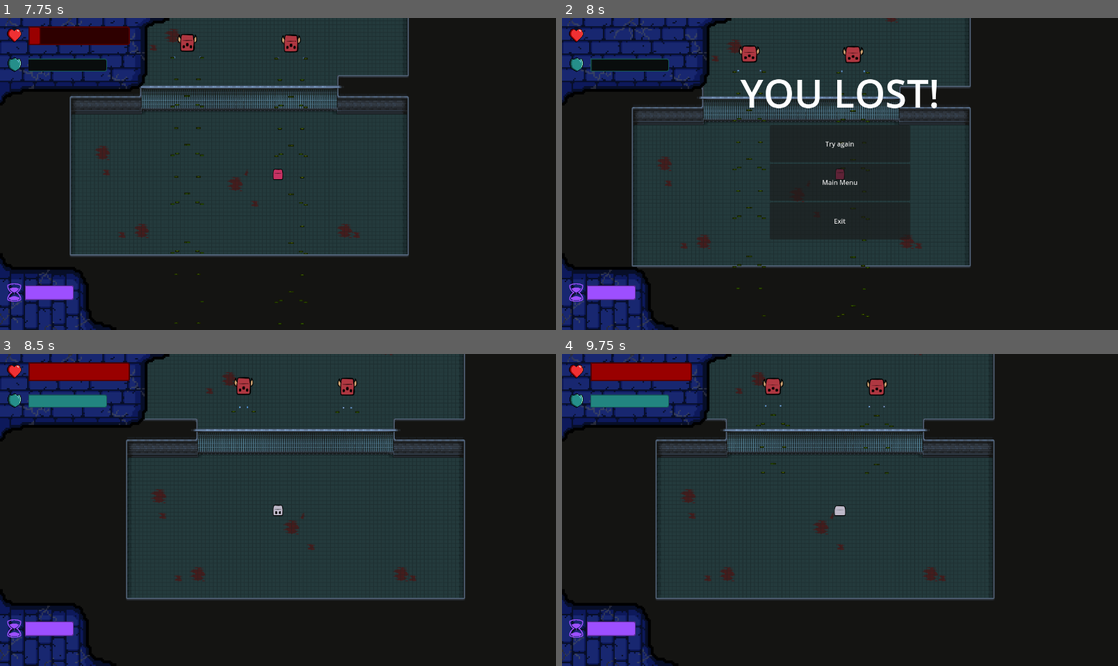
Above: before the commit, frames 1-4 (two rows, left to right).
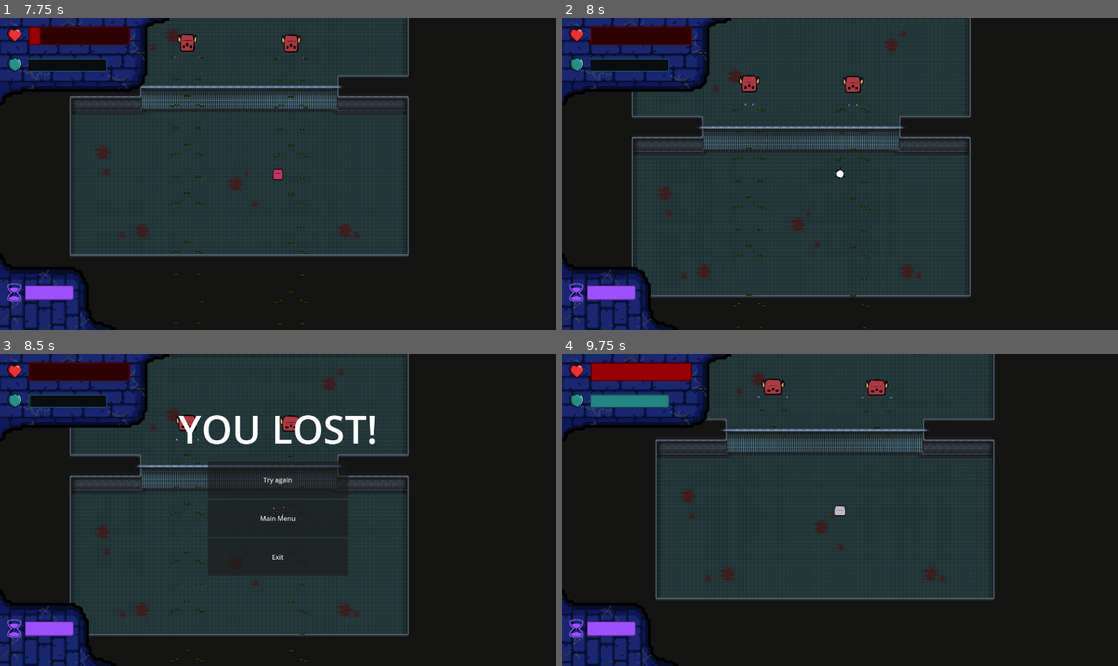
Above: after the commit, the same moments.

Repository: TheMilanMiracle/pyramid-scam-games-game
Game: Godot game, scene res://scenes/UI/main_menu.tscn
Same seed, same stepped clock (60 frames per second), same inputs: the game is played once before the commit and once after it. The engine's default icon, where the game draws it, is replaced by a stand-in: a white triangle on a blue panel in a dark square.
Inputs (mouse positions are in pixels of both pictures, inside the frame that each line leads up to):
- Up to frame 1 (7.75 s): click "Start" at 0.5 s; move the mouse to (244, 49) at 1.27 s; hold D (right) 1.28-2.03 s; hold F (force) 1.28-2.03 s; click (244, 49) at 1.42 s; move the mouse to (227, 49) at 2.02 s; hold S (down) 2.03-2.78 s; tap E (select) every 1.5 s from 2.1 to 6.6 s; click (227, 49) at 2.17 s; move the mouse to (333, 105) at 2.77 s; hold D (right) 2.78-3.53 s; hold F (force) 2.78-3.53 s; move the mouse to (250, 236) at 3.52 s; hold W (up) 3.53-4.28 s; click (250, 236) at 3.67 s; move the mouse to (444, 220) at 4.27 s; hold F (force) 4.28-5.03 s; hold A (left) 4.28-5.78 s; move the mouse to (111, 127) at 5.02 s; move the mouse to (305, 174) at 5.77 s; hold S (down) 5.78-6.53 s; hold F (force) 5.78-6.53 s; click (305, 174) at 5.92 s; move the mouse to (194, 96) at 6.52 s; hold D (right) 6.53-7.28 s; move the mouse to (400, 158) at 7.27 s; hold W (up) from 7.28 s (still down); hold F (force) from 7.28 s (still down)
- Up to frame 2 (8 s): keep holding W (up); keep holding F (force)
- Up to frame 3 (8.5 s): release W (up) at 8 s; release F (force) at 8 s; click (278, 478) at 8 s, where only the run before the commit has a clickable "Try again"
- Up to frame 4 (9.75 s): click (840, 478) at 8.75 s, where only the run after the commit has a clickable "Try again"; move the mouse to (728, 525) at 9.52 s; hold D (right) from 9.53 s (still down); tap E (select) at 9.6 s; click (728, 525) at 9.67 s

Frame 1 is identical in both runs. In frame 2, 15% of the frame differs, in the area x 5-74%, y 0-100%; in frame 3, 28%, in the area x 5-84%, y 0-99%; in frame 4, 0.3%.

Commit message:
FEAT: death animation

Diff:
--- a/juego-single/scenes/player/player.tscn
+++ b/juego-single/scenes/player/player.tscn
@@ -1,7 +1,8 @@
-[gd_scene load_steps=46 format=3 uid="uid://ygpasvck8iev"]
+[gd_scene load_steps=50 format=3 uid="uid://ygpasvck8iev"]
 
 [ext_resource type="Script" path="res://scripts/player/player.gd" id="1_mos1g"]
 [ext_resource type="Texture2D" uid="uid://b03urp0y7yjxn" path="res://assets/skins/base_character.png" id="2_cebw6"]
+[ext_resource type="Texture2D" uid="uid://bba0nudf4vdqs" path="res://assets/skins/deathFX.png" id="3_anpvp"]
 [ext_resource type="Script" path="res://components/hurtbox.gd" id="5_imgmi"]
 [ext_resource type="PackedScene" uid="uid://2j43t3jfkguc" path="res://scenes/UI/death_menu.tscn" id="6_6f0eq"]
 [ext_resource type="Texture2D" uid="uid://c7wtjwpghix42" path="res://assets/tmm/topleft-496x256.png" id="6_si82i"]
@@ -20,10 +21,22 @@
 tracks/0/type = "value"
 tracks/0/imported = false
 tracks/0/enabled = true
-tracks/0/path = NodePath("Pivot/Sprite:frame")
-tracks/0/interp = 1
-tracks/0/loop_wrap = true
-tracks/0/keys = {
+tracks/0/path = NodePath("Pivot/MainSprite:frame")
+tracks/0/interp = 1
+tracks/0/loop_wrap = true
+tracks/0/keys = {
+"times": PackedFloat32Array(0),
+"transitions": PackedFloat32Array(1),
+"update": 1,
+"values": [0]
+}
+tracks/1/type = "value"
+tracks/1/imported = false
+tracks/1/enabled = true
+tracks/1/path = NodePath("Pivot/DeathSprite:frame")
+tracks/1/interp = 1
+tracks/1/loop_wrap = true
+tracks/1/keys = {
 "times": PackedFloat32Array(0),
 "transitions": PackedFloat32Array(1),
 "update": 1,
@@ -42,7 +55,7 @@
 tracks/0/type = "value"
 tracks/0/imported = false
 tracks/0/enabled = true
-tracks/0/path = NodePath("Pivot/Sprite:frame")
+tracks/0/path = NodePath("Pivot/MainSprite:frame")
 tracks/0/interp = 1
 tracks/0/loop_wrap = true
 tracks/0/keys = {
@@ -60,7 +73,7 @@
 tracks/0/type = "value"
 tracks/0/imported = false
 tracks/0/enabled = true
-tracks/0/path = NodePath("Pivot/Sprite:frame")
+tracks/0/path = NodePath("Pivot/MainSprite:frame")
 tracks/0/interp = 1
 tracks/0/loop_wrap = true
 tracks/0/keys = {
@@ -78,7 +91,7 @@
 tracks/0/type = "value"
 tracks/0/imported = false
 tracks/0/enabled = true
-tracks/0/path = NodePath("Pivot/Sprite:frame")
+tracks/0/path = NodePath("Pivot/MainSprite:frame")
 tracks/0/interp = 1
 tracks/0/loop_wrap = true
 tracks/0/keys = {
@@ -96,7 +109,7 @@
 tracks/0/type = "value"
 tracks/0/imported = false
 tracks/0/enabled = true
-tracks/0/path = NodePath("Pivot/Sprite:frame")
+tracks/0/path = NodePath("Pivot/MainSprite:frame")
 tracks/0/interp = 1
 tracks/0/loop_wrap = true
 tracks/0/keys = {
@@ -114,7 +127,7 @@
 tracks/0/type = "value"
 tracks/0/imported = false
 tracks/0/enabled = true
-tracks/0/path = NodePath("Pivot/Sprite:frame")
+tracks/0/path = NodePath("Pivot/MainSprite:frame")
 tracks/0/interp = 1
 tracks/0/loop_wrap = true
 tracks/0/keys = {
@@ -132,7 +145,7 @@
 tracks/0/type = "value"
 tracks/0/imported = false
 tracks/0/enabled = true
-tracks/0/path = NodePath("Pivot/Sprite:frame")
+tracks/0/path = NodePath("Pivot/MainSprite:frame")
 tracks/0/interp = 1
 tracks/0/loop_wrap = true
 tracks/0/keys = {
@@ -150,7 +163,7 @@
 tracks/0/type = "value"
 tracks/0/imported = false
 tracks/0/enabled = true
-tracks/0/path = NodePath("Pivot/Sprite:frame")
+tracks/0/path = NodePath("Pivot/MainSprite:frame")
 tracks/0/interp = 1
 tracks/0/loop_wrap = true
 tracks/0/keys = {
@@ -158,12 +171,30 @@
 "transitions": PackedFloat32Array(1, 1, 1, 1),
 "update": 1,
 "values": [12, 13, 14, 15]
+}
+
+[sub_resource type="Animation" id="Animation_jd3hd"]
+resource_name = "death"
+length = 0.5
+step = 0.1
+tracks/0/type = "value"
+tracks/0/imported = false
+tracks/0/enabled = true
+tracks/0/path = NodePath("Pivot/DeathSprite:frame")
+tracks/0/interp = 1
+tracks/0/loop_wrap = true
+tracks/0/keys = {
+"times": PackedFloat32Array(0, 0.1, 0.2, 0.3, 0.4, 0.5),
+"transitions": PackedFloat32Array(1, 1, 1, 1, 1, 1),
+"update": 1,
+"values": [0, 1, 2, 3, 4, 5]
 }
 
 [sub_resource type="AnimationLibrary" id="AnimationLibrary_rd48s"]
 _data = {
 "RESET": SubResource("Animation_f1hva"),
 "attack": SubResource("Animation_ucpo6"),
+"death": SubResource("Animation_jd3hd"),
 "idle": SubResource("Animation_tesbp"),
 "idle left": SubResource("Animation_e1dox"),
 "idle left_bottom": SubResource("Animation_j787d"),
@@ -246,6 +277,9 @@
 corner_radius_bottom_right = 5
 
 [sub_resource type="AnimationNodeBlendSpace2D" id="AnimationNodeBlendSpace2D_b8l85"]
+
+[sub_resource type="AnimationNodeAnimation" id="AnimationNodeAnimation_cbnyq"]
+animation = &"death"
 
 [sub_resource type="AnimationNodeAnimation" id="AnimationNodeAnimation_l7h8o"]
 animation = &"idle"
@@ -302,14 +336,21 @@
 advance_mode = 2
 advance_condition = &"idle_or_moving"
 
+[sub_resource type="AnimationNodeStateMachineTransition" id="AnimationNodeStateMachineTransition_o6rqp"]
+advance_mode = 2
+advance_condition = &"death"
+
 [sub_resource type="AnimationNodeStateMachine" id="AnimationNodeStateMachine_26ksg"]
-states/End/position = Vector2(855, 137)
+states/End/position = Vector2(975, 137)
 states/Start/position = Vector2(497, 137)
 states/attack/node = SubResource("AnimationNodeBlendSpace2D_b8l85")
 states/attack/position = Vector2(669, 60)
+states/death/node = SubResource("AnimationNodeAnimation_cbnyq")
+states/death/position = Vector2(830, 213.787)
 states/idle/node = SubResource("AnimationNodeBlendSpace2D_ra65o")
 states/idle/position = Vector2(669, 137)
-transitions = ["Start", "idle", SubResource("AnimationNodeSt …(140 unchanged characters)… mationNodeStateMachineTransition_qkddy")]
+transitions = ["Start", "idle", SubResource("AnimationNodeSt …(140 unchanged characters)… mationNodeStateMachineTransition_qkddy"), "idle", "death", SubResource("AnimationNodeStateMachineTransition_o6rqp")]
+graph_offset = Vector2(0, 38.7869)
 
 [node name="Player" type="CharacterBody2D"]
 script = ExtResource("1_mos1g")
@@ -329,12 +370,18 @@
 
 [node name="Pivot" type="Node2D" parent="."]
 
-[node name="Sprite" type="Sprite2D" parent="Pivot"]
+[node name="MainSprite" type="Sprite2D" parent="Pivot"]
 modulate = Color(0.7552, 0.736, 0.8, 1)
 scale = Vector2(1.5, 1.5)
 texture = ExtResource("2_cebw6")
 hframes = 9
 vframes = 7
+
+[node name="DeathSprite" type="Sprite2D" parent="Pivot"]
+visible = false
+texture = ExtResource("3_anpvp")
+hframes = 3
+vframes = 2
 
 [node name="Hurtbox" type="Area2D" parent="."]
 collision_layer = 2
@@ -467,6 +514,7 @@
 tree_root = SubResource("AnimationNodeStateMachine_26ksg")
 anim_player = NodePath("../AnimationPlayer")
 parameters/conditions/attack = false
+parameters/conditions/death = false
 parameters/conditions/idle_or_moving = false
 parameters/attack/blend_position = Vector2(0, 0)
 parameters/idle/blend_position = Vector2(0, 0.0106382)
--- a/juego-single/scripts/player/player.gd
+++ b/juego-single/scripts/player/player.gd
@@ -1,7 +1,8 @@
 extends CharacterBody2D
 
-@onready var sprite: Sprite2D = $Pivot/Sprite
 @onready var pivot: Node2D = $Pivot
+@onready var sprite: Sprite2D = $Pivot/MainSprite
+@onready var death_sprite: Sprite2D = $Pivot/DeathSprite
 @onready var on_damage_timer: Timer = $OnDamageTimer
 @onready var damaged_timer: Timer = $DamagedTimer
 
@@ -98,7 +99,10 @@
 	HEALTH -= 1
 	health_bar.value = HEALTH
 	if HEALTH == 0:
-		health_bar.hide()
+		sprite.hide()
+		death_sprite.show()
+		animation_tree["parameters/conditions/death"] = true
+		await get_tree().create_timer(0.5).timeout
 		death_menu.show()
 		get_tree().paused = true
 
Binary file added: juego-single/assets/skins/deathFX.png
Not shown, added: juego-single/assets/skins/deathFX.png.import
